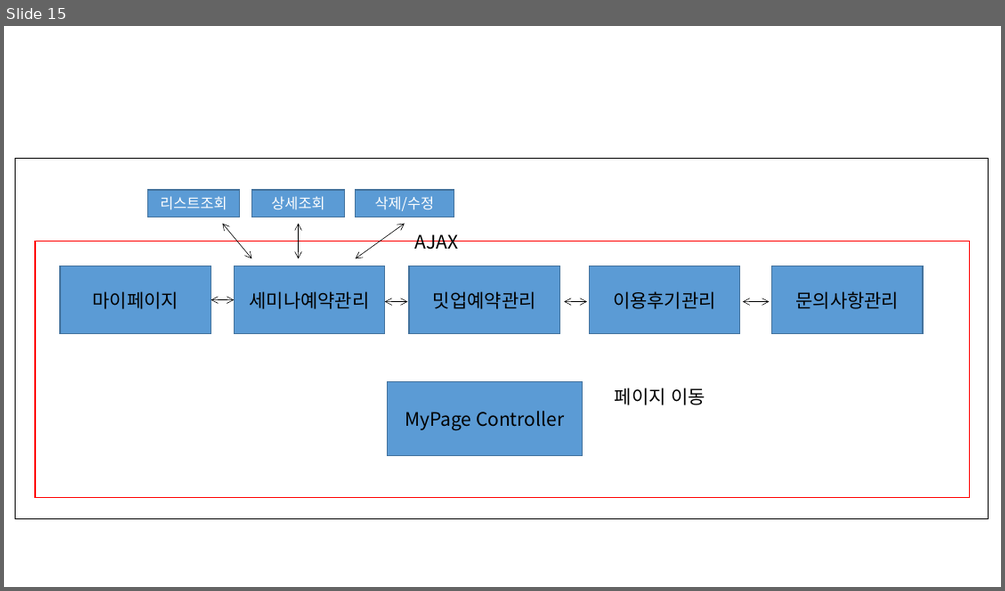
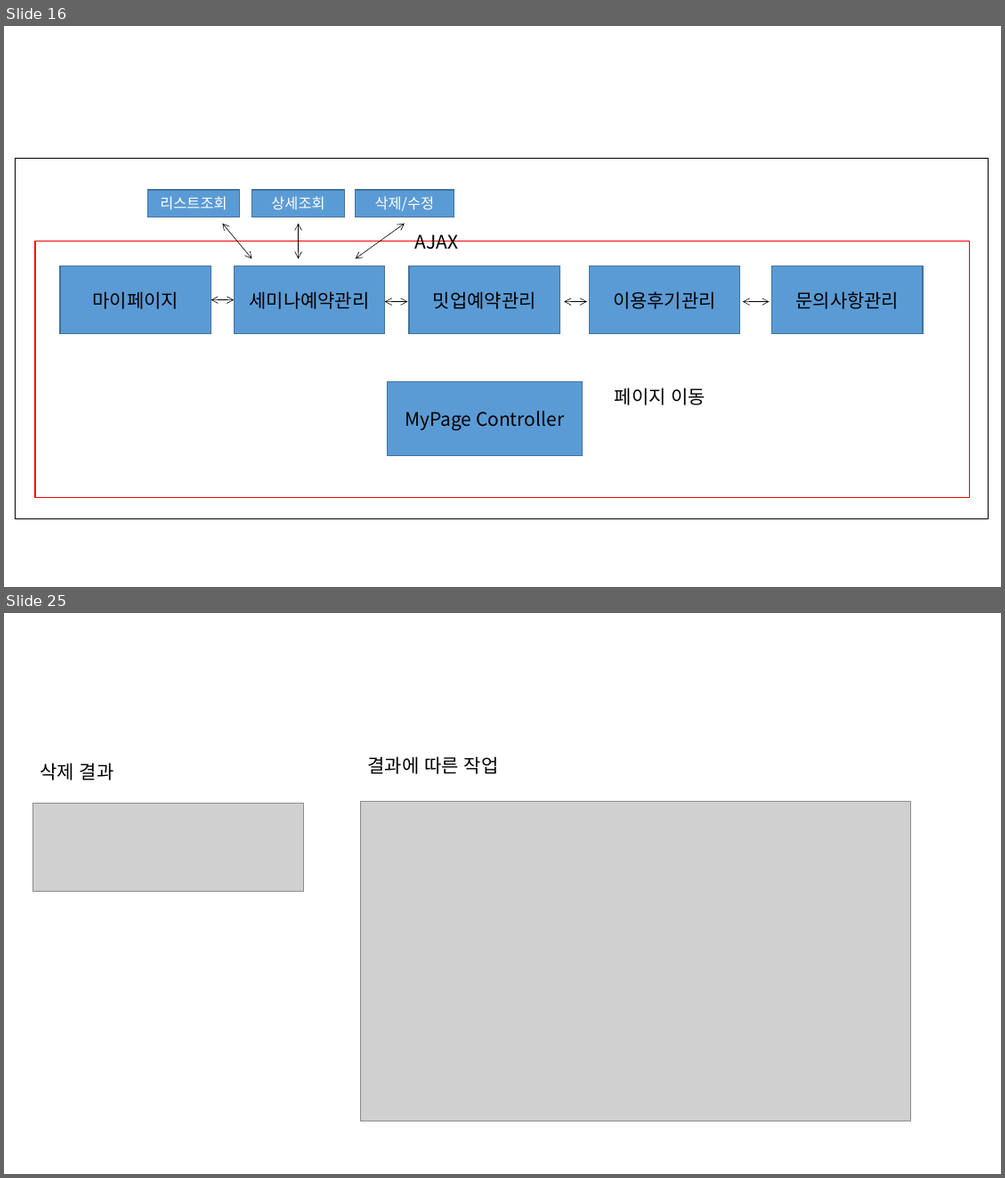
Before and after one commit to ezenteam2/e-Zone, a slide deck: 0 발표용 파워포인트/0417 3차발표/0417 project05 - 파워포인트 - 형준.pptx. Shown one above the other, each under a label of ours: slide 15 before the commit, slides 16 and 25 after it; the slides between them are not shown. The pictures are 1005x591 and 1005x1178 pixels, drawn with LibreOffice and Linux fonts; fonts in the diff are those of the drawing; grey boxes stand for pictures. Boxes give left, top, right and bottom in pixels: in the first picture for what was removed or moved away, otherwise in the second. Text is boxed around its words. In the diff, an @@ line names an element or a change of style, - is before the commit and + after.

```diff
--- a/0 발표용 파워포인트/0417 3차발표/0417 project05 - 파워포인트 - 형준.pptx
+++ b/0 발표용 파워포인트/0417 3차발표/0417 project05 - 파워포인트 - 형준.pptx
@@ slide 25 added at (x1=4, y1=613, x2=1001, y2=1174), background #FFFFFF @@
@@ text added at (x1=40, y1=763, x2=114, y2=780), 18 pt, text #000000 @@
+삭제 결과
@@ text added at (x1=367, y1=756, x2=499, y2=774), 18 pt, text #000000 @@
+결과에 따른 작업
@@ picture added at (x1=32, y1=803, x2=304, y2=892) @@
@@ picture added at (x1=360, y1=801, x2=910, y2=1121) @@
@@ what was slide 15 is now slide 16 @@
```
Also in this commit, not shown: 9 other slides added, 2 other files.
